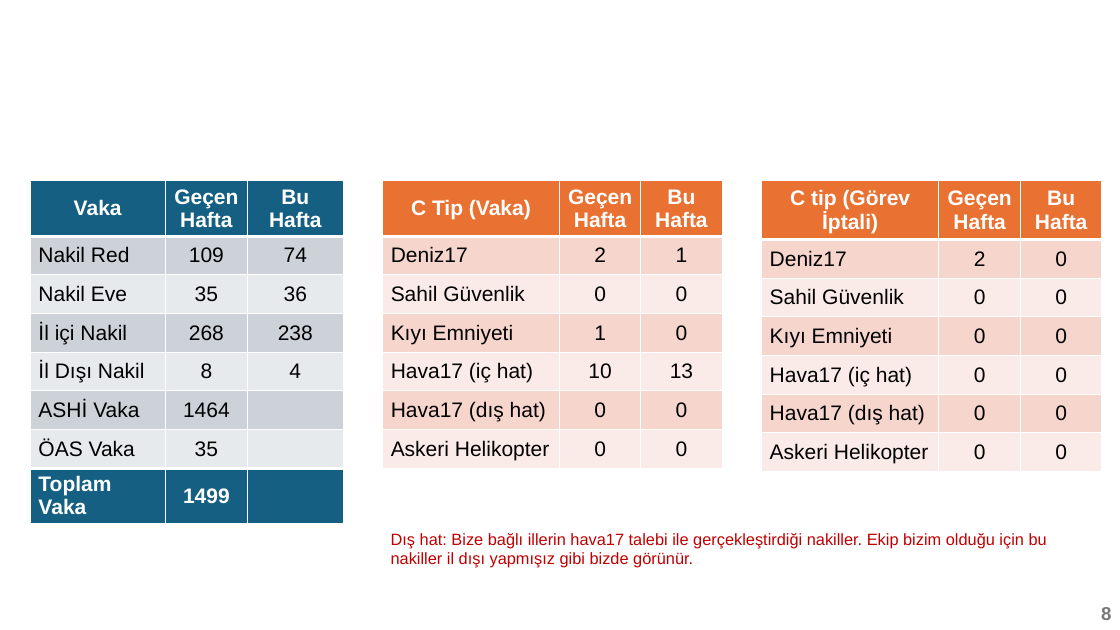
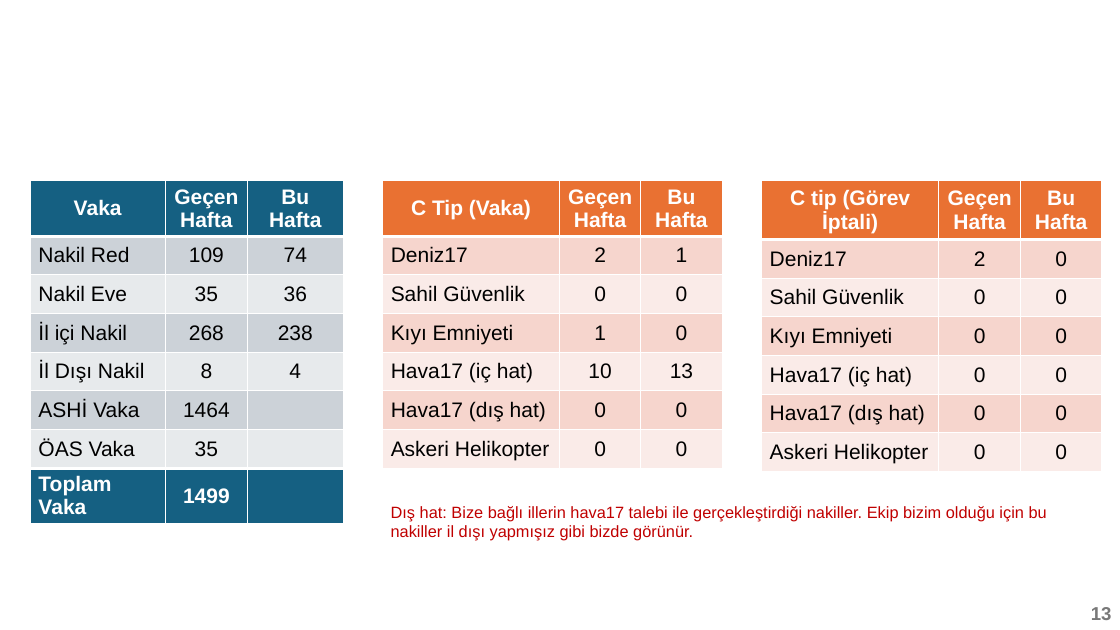
Before and after one commit to Canakkale112AcilSaglik/iasb, a slide deck: slide 13 of bulten-template.pptx (slide 8 before the commit). Drawn at 1120x630 pixels with LibreOffice and Linux fonts; fonts in the diff are those of the drawing; background and template pictures are left out. Boxes give left, top, right and bottom in pixels: in the first picture for what was removed or moved away, otherwise in the second. Text is boxed around its words. In the diff, an @@ line names an element or a change of style, - is before the commit and + after.

```diff
--- a/bulten-template.pptx
+++ b/bulten-template.pptx
@@ text "Dış hat: Bize bağlı illerin ...": place and size @@
-text "Dış hat: Bize bağlı illerin ..." at [391,533,1047,568]
+text "Dış hat: Bize bağlı illerin ..." at [391,506,1047,541]
@@ page number at [1091,607,1112,620]: text changed @@
-8
+13
```
Also in this commit, not shown: 8 other slides changed, 1 slide added, 6 other files.
